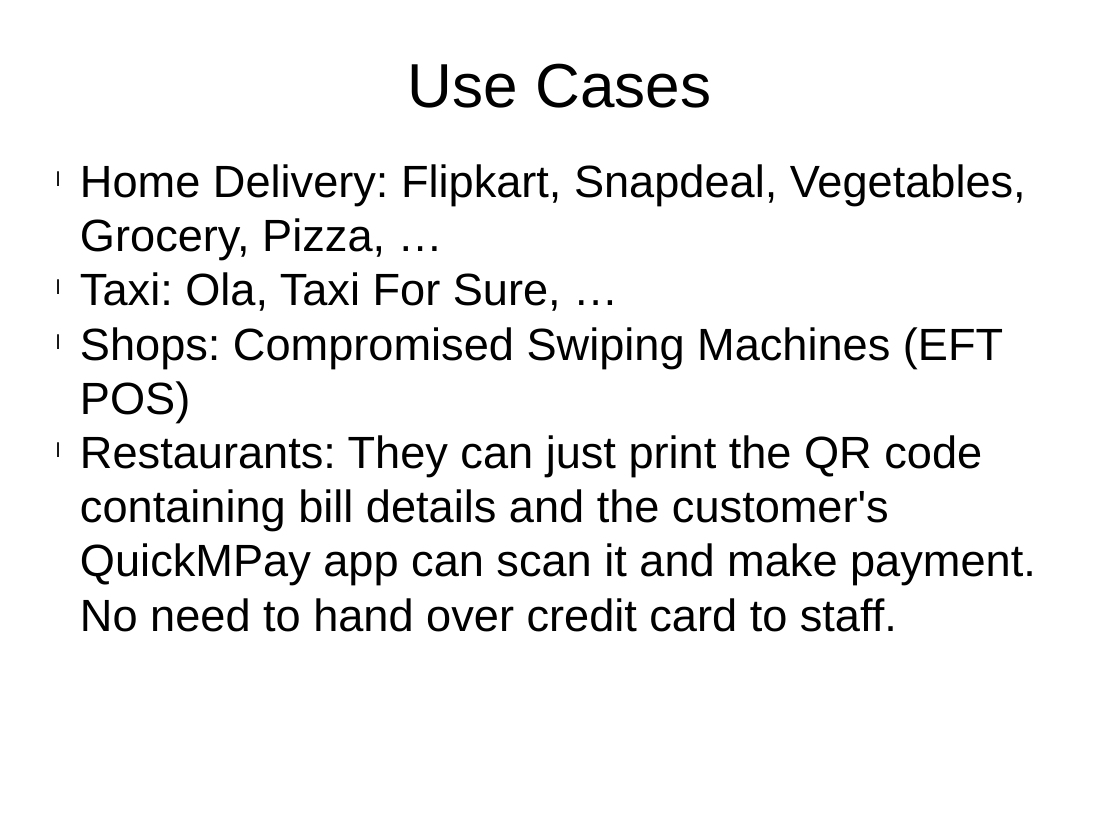
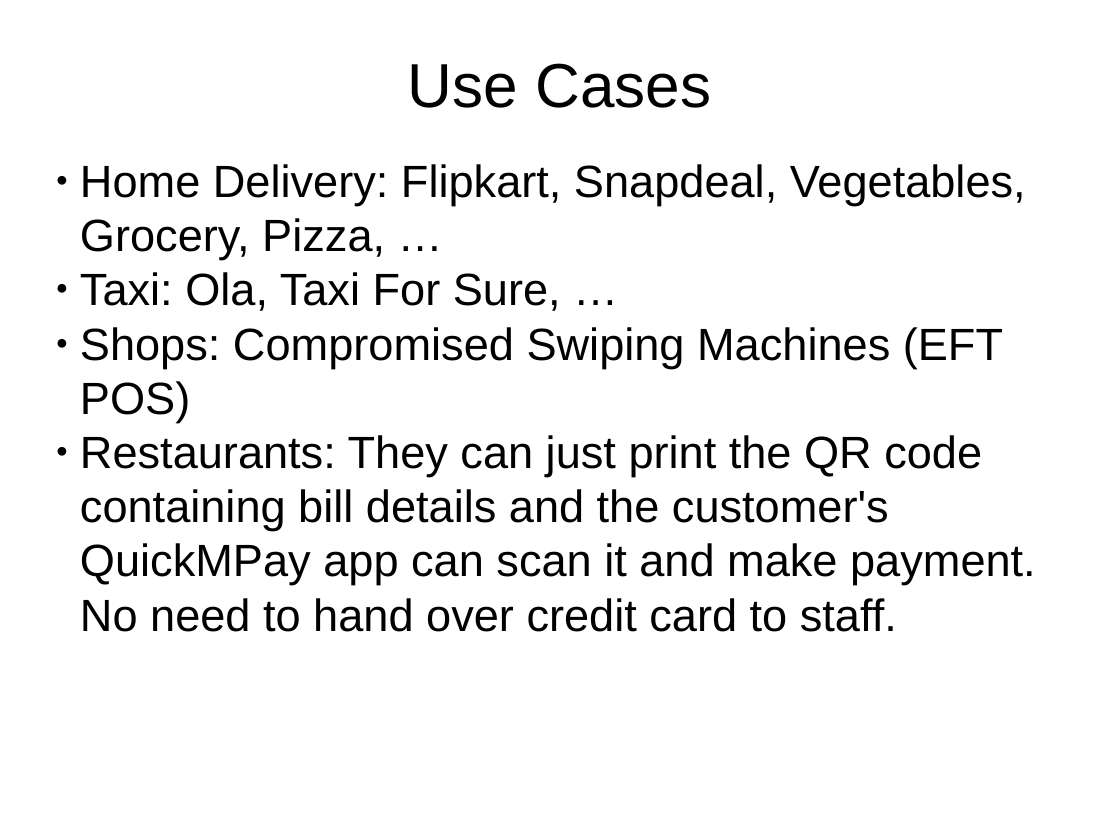
Before and after one commit to klonikar/klonikar.github.io, a slide deck: slide 7 of QuickMPay.pptx. Drawn at 1120x840 pixels with LibreOffice and Linux fonts; fonts in the diff are those of the drawing. Boxes give left, top, right and bottom in pixels: in the first picture for what was removed or moved away, otherwise in the second. Text is boxed around its words. In the diff, an @@ line names an element or a change of style, - is before the commit and + after.

```diff
--- a/QuickMPay.pptx
+++ b/QuickMPay.pptx
@@ text "Home Delivery: Flipkart, Snapdeal, Vegetables, ..." at [80, 164, 1036, 632]: bullet l to ● @@
```
Also in this commit, not shown: 6 other slides changed.
